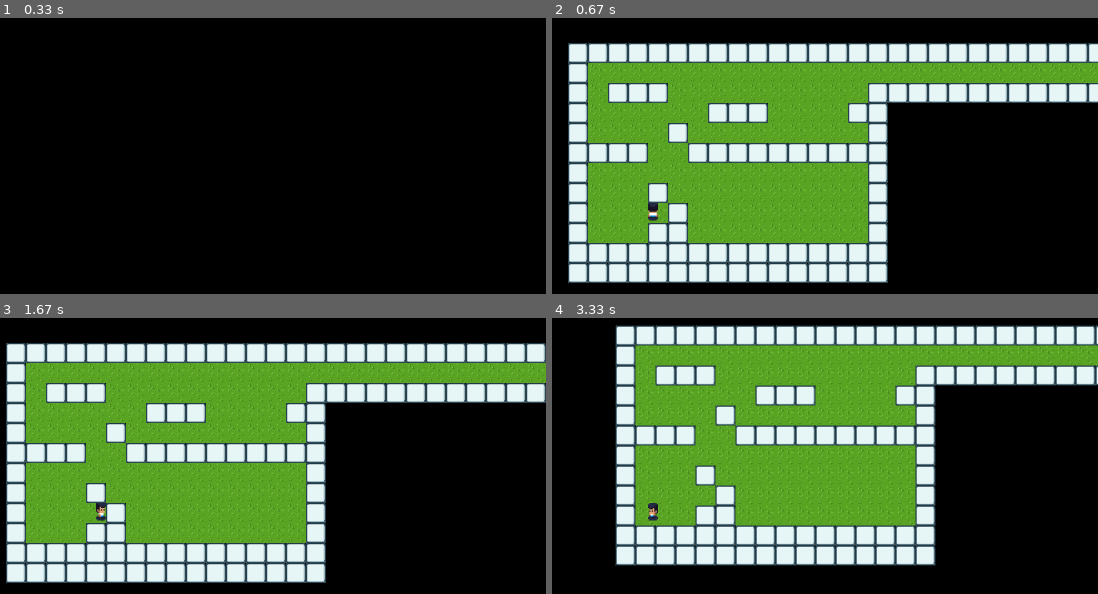
Above: before the commit, frames 1-4 (two rows, left to right).
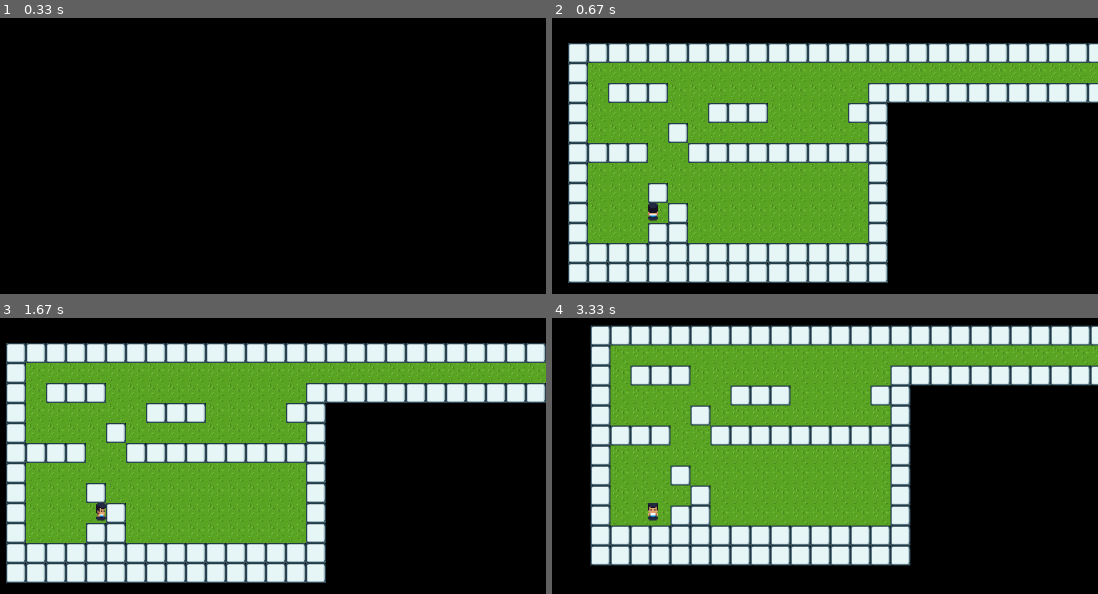
Above: after the commit, the same moments.

Repository: njtan142/py_game_practice
Game: pygame game, started from main.py
Two runs of this game, one before a commit and one after it. Both use one fixed random seed, a clock stepped at 60 frames per second and the inputs below.
Inputs:
- Up to frame 1 (0.33 s): no input
- Up to frame 2 (0.67 s): tap Enter at 0.33 s
- Up to frame 3 (1.67 s): hold D 0.67-1.13 s; hold W 1.17-1.47 s; hold D from 1.5 s (still down)
- Up to frame 4 (3.33 s): release D at 1.97 s; hold A 2-2.53 s; hold S 2.57-2.87 s; hold Esc 2.9-3.3 s; hold A 2.9-3.3 s

Frame 1 is identical in both runs. In frame 2, less than 0.1% of the frame differs, in the area x 17-20%, y 67-73%; in frame 3, less than 0.1%; in frame 4, 27%, in the area x 6-100%, y 2-90%.

Commit message:
fix teleport on resume bug

Diff:
--- a/animation.py
+++ b/animation.py
@@ -8,11 +8,7 @@
 
     def play(self, screen, time_delta, x, y):
         self.counter += time_delta
-        index = round(self.counter / self.duration * (len(self.image_list)))
-        if index - 1 > len(self.image_list):
-            index = len(self.image_list)
-        if index - 1 < 0:
-            index = 1
-        screen.blit(self.image_list[index - 1], (x, y))
+        index = self.counter / self.duration * (len(self.image_list)-1)
+        screen.blit(self.image_list[round(index - 1)], (x, y))
         if self.counter >= self.duration:
             self.counter -= self.duration
--- a/game.py
+++ b/game.py
@@ -195,14 +195,7 @@
         # frames counter (FPS)
         self.fps = 0
 
-        # time
-        self.current_time_dt = dt.now()
-        self.current_time_ts = dt.timestamp(self.current_time_dt)
-        self.last_time_dt = dt.now()
-        self.last_time_ts = dt.timestamp(self.last_time_dt)
         self.time_count = 0
-        self.time_delta = 1
-        self.running = True
 
         # object list
         self.object_list = [self.player]
@@ -213,7 +206,7 @@
         camera_obj = Obj(self.screen.get_width() / 2, self.screen.get_height() / 2, None)
         self.camera = Cam(camera_obj, self.object_list, self.player)
 
-    def run(self):
+    def run(self, time_delta):
         # frames per second handler(optional)
         # clock.tick(60)
 
@@ -226,54 +219,43 @@
         self.screen.fill((0, 0, 0))
         # player update
 
-        (self.player.move(horizontal * 100 * self.time_delta, vertical * 100 * self.time_delta, self.object_list))
+        self.player.move(horizontal * 100 * time_delta, vertical * 100 * time_delta, self.object_list)
         # camera update
-        (self.camera.update(self.object_list, self.screen))
-
+        self.camera.update(self.object_list, self.screen)
         # first layer update
         for obj in self.block_object_list:
             obj.update(self.screen)
-
         # player update
         # animation logics
         if vertical == 1:
             self.player.anim_c.set_state('walk down')
-            self.player.anim_c.play_animation("walk down", self.screen, self.time_delta, self.player.x, self.player.y)
+            self.player.anim_c.play_animation("walk down", self.screen, time_delta, self.player.x, self.player.y)
         elif vertical == -1:
             self.player.anim_c.set_state('walk up')
-            self.player.anim_c.play_animation("walk up", self.screen, self.time_delta, self.player.x, self.player.y)
+            self.player.anim_c.play_animation("walk up", self.screen, time_delta, self.player.x, self.player.y)
         elif horizontal == 1:
             self.player.anim_c.set_state('walk right')
-            self.player.anim_c.play_animation("walk right", self.screen, self.time_delta, self.player.x, self.player.y)
+            self.player.anim_c.play_animation("walk right", self.screen, time_delta, self.player.x, self.player.y)
         elif horizontal == -1:
             self.player.anim_c.set_state('walk left')
-            self.player.anim_c.play_animation("walk left", self.screen, self.time_delta, self.player.x, self.player.y)
+            self.player.anim_c.play_animation("walk left", self.screen, time_delta, self.player.x, self.player.y)
 
         if vertical == 0 and horizontal == 0:
             player_state = self.player.anim_c.get_state()
             if 'down' in player_state:
-                self.player.anim_c.play_animation("idle down", self.screen, self.time_delta, self.player.x,
+                self.player.anim_c.play_animation("idle down", self.screen, time_delta, self.player.x,
                                                   self.player.y)
             if 'up' in player_state:
-                self.player.anim_c.play_animation("idle up", self.screen, self.time_delta, self.player.x, self.player.y)
+                self.player.anim_c.play_animation("idle up", self.screen, time_delta, self.player.x, self.player.y)
             if 'left' in player_state:
-                self.player.anim_c.play_animation("idle left", self.screen, self.time_delta, self.player.x,
+                self.player.anim_c.play_animation("idle left", self.screen, time_delta, self.player.x,
                                                   self.player.y)
             if 'right' in player_state:
-                self.player.anim_c.play_animation("idle right", self.screen, self.time_delta, self.player.x,
+                self.player.anim_c.play_animation("idle right", self.screen, time_delta, self.player.x,
                                                   self.player.y)
-
-        # fps and time management
-        self.last_time_dt = dt.now()
-        self.last_time_ts = dt.timestamp(self.last_time_dt)
-        self.time_delta = self.last_time_ts - self.current_time_ts
-        self.time_count += self.time_delta
-        self.current_time_dt = dt.now()
-        self.current_time_ts = dt.timestamp(self.current_time_dt)
 
         # screen update
         self.pygame.display.update()
-
         self.fps += 1
         if self.time_count >= 1:
             print(self.fps)
--- a/main.py
+++ b/main.py
@@ -37,6 +37,13 @@
 scene_manager.scenes["game_scene"] = game_scene
 running = True
 is_running = False
+current_time_dt = dt.now()
+current_time_ts = dt.timestamp(current_time_dt)
+last_time_dt = dt.now()
+last_time_ts = dt.timestamp(last_time_dt)
+time_count = 0
+time_delta = 0.016
+running = True
 while running:
     for event in pygame.event.get():
         if event.type == pygame.QUIT:
@@ -45,5 +52,13 @@
     key_input = pygame.key.get_pressed()
     if key_input[pygame.K_RETURN] == 1:
         scene_manager.active_scene = scene_manager.scenes["game_scene"]
+    if key_input[pygame.K_ESCAPE] == 1:
+        scene_manager.active_scene = None
     if scene_manager.active_scene is not None:
-        scene_manager.active_scene.run()
+        scene_manager.active_scene.run(time_delta)
+    last_time_dt = dt.now()
+    last_time_ts = dt.timestamp(last_time_dt)
+    time_delta = last_time_ts - current_time_ts
+    time_count += time_delta
+    current_time_dt = dt.now()
+    current_time_ts = dt.timestamp(current_time_dt)
--- a/scene.py
+++ b/scene.py
@@ -3,5 +3,5 @@
     def __init__(self, scene):
         self.assets = scene
 
-    def run(self):
-        self.assets.run()
+    def run(self,time_delta):
+        self.assets.run(time_delta)
